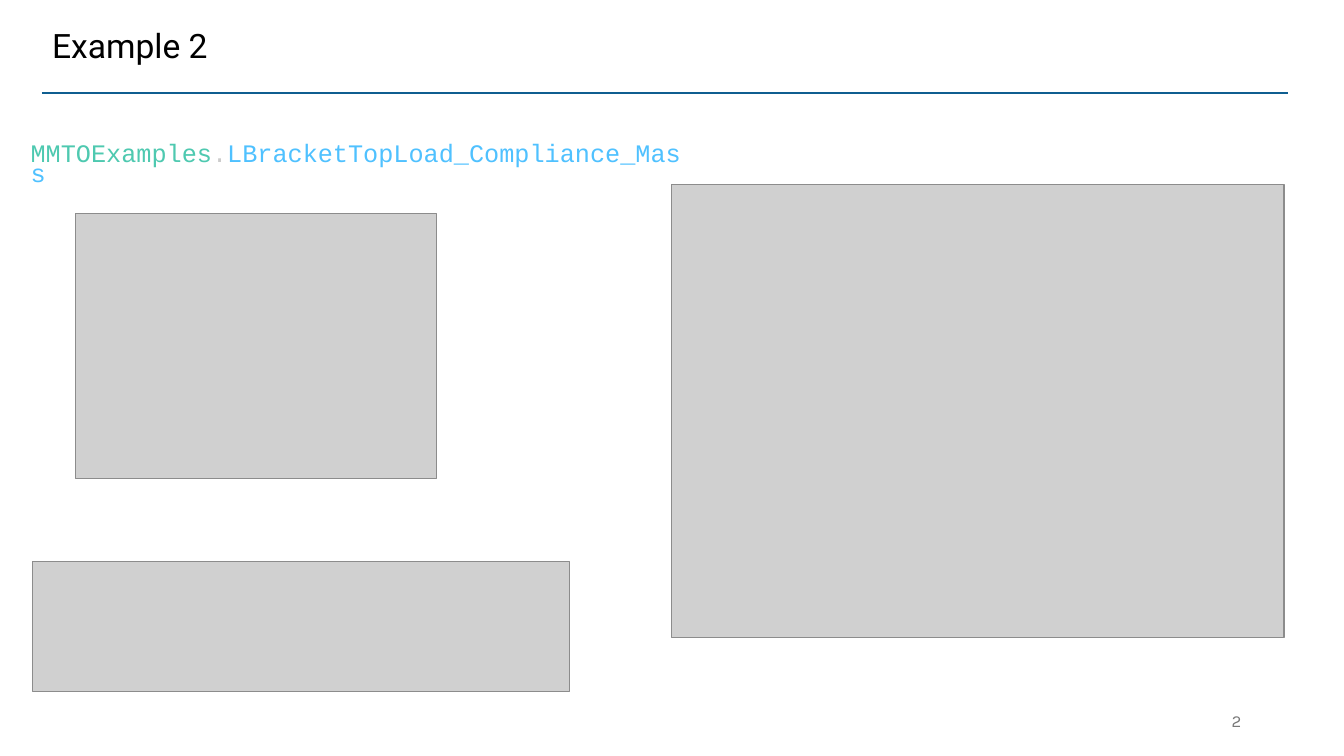
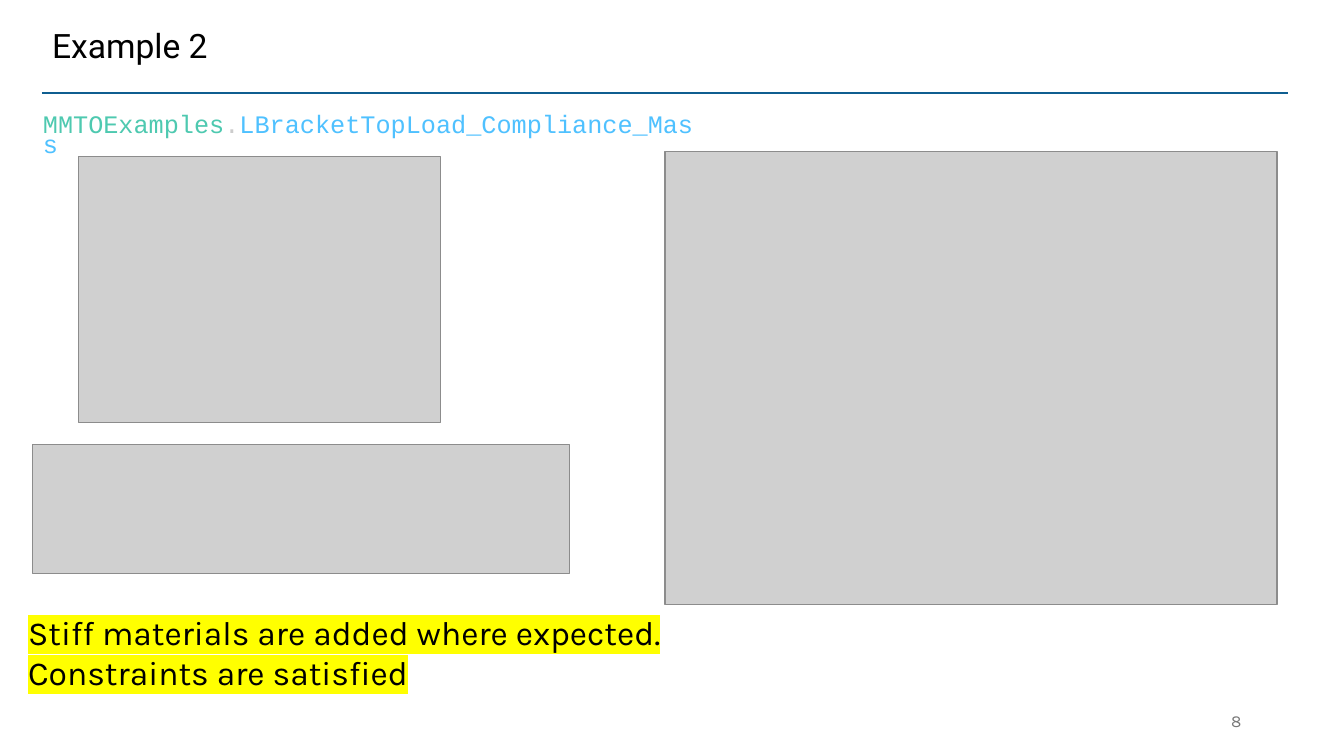
Before and after one commit to UW-ERSL/METALS, a slide deck: slide 8 of Slides/MMTOResults.pptx (slide 2 before the commit). Drawn at 1344x756 pixels with LibreOffice and Linux fonts; fonts in the diff are those of the drawing; grey boxes stand for pictures. Boxes give left, top, right and bottom in pixels: in the first picture for what was removed or moved away, otherwise in the second. Text is boxed around its words. In the diff, an @@ line names an element or a change of style, - is before the commit and + after.

Commit message:
Testing various examples

```diff
--- a/Slides/MMTOResults.pptx
+++ b/Slides/MMTOResults.pptx
@@ text "MMTOExamples.LBracketTopLoad_Compliance_Mass": place and size @@
-text "MMTOExamples.LBracketTopLoad_Compliance_Mass" at <box>31,144,681,171</box>
+text "MMTOExamples.LBracketTopLoad_Compliance_Mass" at <box>43,115,693,142</box>
@@ picture: place and size @@
-picture at <box>76,213,437,479</box>
+picture at <box>79,157,440,423</box>
@@ picture: place and size @@
-picture at <box>673,185,1285,638</box>
+picture at <box>665,151,1277,605</box>
@@ picture: place and size @@
-picture at <box>33,562,570,691</box>
+picture at <box>33,445,570,574</box>
@@ text added at <box>28,622,660,686</box>, 24 pt, text #000000 @@
+Stiff materials are added where expected.
+Constraints are satisfied
@@ page number at <box>1231,716,1241,727</box>: text changed @@
-2
+8
```
Also in this commit, not shown: 7 other slides changed, 8 slides added, 1 slide removed, 27 other files.
